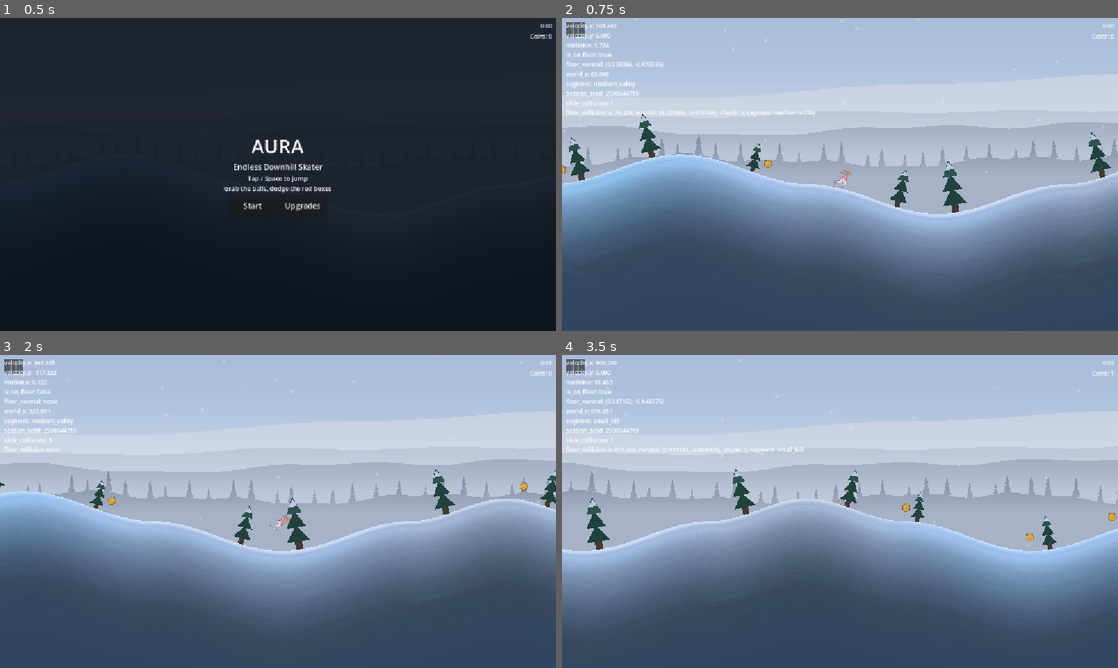
Above: before the commit, frames 1-4 (two rows, left to right).
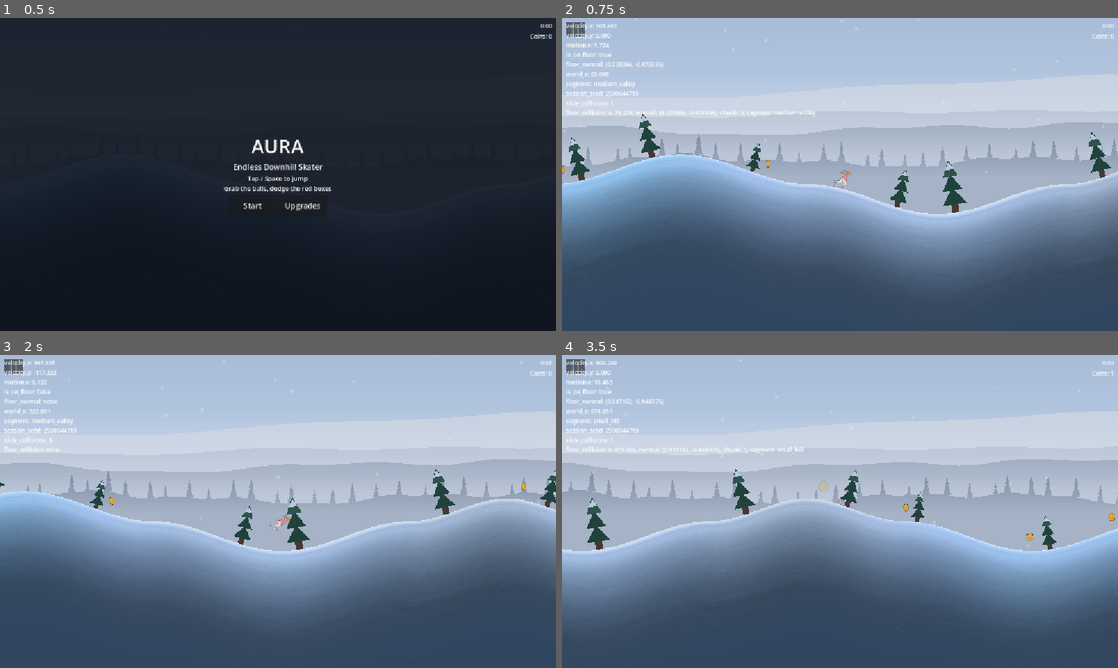
Above: after the commit, the same moments.

Repository: Kiernan-Hub/Aurora
Game: Godot game, scene res://scenes/main.tscn
Same seed, same stepped clock (60 frames per second), same inputs: the game is played once before the commit and once after it.
Inputs (mouse positions are in pixels of both pictures, inside the frame that each line leads up to):
- Up to frame 1 (0.5 s): no input
- Up to frame 2 (0.75 s): click "Start" at 0.5 s
- Up to frame 3 (2 s): tap Enter (ui_accept) at 1.25, 1.52, 1.82 s; move the mouse to (400, 495) at 1.27 s; hold Up (ui_up) from 1.28 s (still down); tap M at 1.35 s; click (400, 495) at 1.42 s
- Up to frame 4 (3.5 s): release Up (ui_up) at 2 s; drag from (728, 527) to (1084, 486) at 2.02 s; move the mouse to (895, 442) at 2.77 s; hold Up (ui_up) from 2.78 s (still down); tap M at 2.85 s

Frame 1 is identical in both runs. In frame 2, less than 0.1% of the frame differs, in the area x 0-38%, y 45-50%; in frame 3, less than 0.1%; in frame 4, less than 0.1%, in the area x 46-100%, y 40-59%.

Commit message:
Spin both coins and pop them on collect
Two bits of feedback the pickups never had. Motion beats contrast for catching
the eye at 750 px/s, and collection previously called queue_free() straight
away, so ~168 rewards a run resolved to nothing at all.

The spin is a horizontal squash on the Visual node, exported so the two scenes
can differ sharply: the ordinary coin is calm (2.2 rad/s, squashing only to
0.55) because a screenful of fast ones turns the ground into strobing, while
the diamond runs 5.5 rad/s down to 0.22 -- it is rare and has under a second on
screen to be noticed. Neither flips through zero width the way a Mario coin
does; that costs a frame of invisibility, which is the opposite of what the
sprite rebuild was for. Phase is seeded from position, so a row of coins does
not squash in lockstep and read as one pulsing object.

The pop is 0.16s and x1.35. Small on purpose, for the same reason the coin spin
is slow.

set_visual_color() now refuses to paint a collected coin. apply_biome_color()
runs on every frame of a crossfade and would otherwise reset modulate.a to 1
partway through the fade and undo it -- which only shows up during a biome
transition, so it would have been a confusing intermittent bug.

Gates: terrain_invariant_check 8/8, shipping_values_check 13 knobs.
project.godot clean.

Co-Authored-By: Claude Opus 5 <noreply@anthropic.com>

Diff:
--- a/scenes/pickups/rare_coin.tscn
+++ b/scenes/pickups/rare_coin.tscn
@@ -11,6 +11,8 @@
 collision_mask = 1
 script = ExtResource("1")
 value = 25
+spin_speed = 5.5
+spin_min_scale = 0.22
 
 [node name="CollisionShape2D" type="CollisionShape2D" parent="."]
 shape = SubResource("1")
--- a/scripts/pickups/coin.gd
+++ b/scripts/pickups/coin.gd
@@ -6,31 +6,75 @@
 
 @export var value: int = 1
 
+# Radians/sec of the horizontal squash that reads as a spinning disc. The two scenes set
+# this apart on purpose: the ordinary coin is calm because ~168 of them cross the screen in
+# a two-minute run and a fast one turns the ground into strobing, while the rare diamond
+# spins hard precisely BECAUSE it is rare -- it has ~0.92s on screen to be noticed.
+@export var spin_speed: float = 2.2
+# How far the squash goes. 1.0 is no spin; 0.0 flips through zero width like a Mario coin,
+# which also means the pickup is invisible at every half-turn. That is the opposite of what
+# the sprite rebuild was for, so both scenes stay well clear of it -- the coin only hints at
+# a spin, the diamond squashes far enough to flash without ever disappearing.
+@export var spin_min_scale: float = 0.55
+
+# Collect feedback. Short and small deliberately: this fires up to 168 times a run, so
+# anything with real scale or duration reads as screen noise rather than reward.
+const POP_DURATION: float = 0.16
+const POP_SCALE: float = 1.35
+
 var has_been_collected: bool = false
+
+var visual: CanvasItem
+var visual_base_scale: Vector2 = Vector2.ONE
+# Keeps a row of coins from squashing in lockstep, which reads as one pulsing object rather
+# than several spinning ones. Derived from position instead of randf() so the look is a pure
+# function of where the coin was placed, like everything else the spawners produce.
+var spin_phase: float = 0.0
 
 
 func _ready() -> void:
 	body_entered.connect(_on_body_entered)
+	visual = get_node_or_null("Visual") as CanvasItem
+	if visual == null:
+		set_process(false)
+		return
+	visual_base_scale = visual.scale
+	spin_phase = fmod(absf(position.x) * 0.021 + absf(position.y) * 0.013, TAU)
+
+
+func _process(delta: float) -> void:
+	spin_phase = fmod(spin_phase + (spin_speed * delta), TAU)
+	# abs(cos) rather than a full rotation: a Sprite2D scaled through negative x mirrors
+	# itself, which is the correct read for a disc but costs a frame of zero width. Staying
+	# positive keeps the silhouette continuous.
+	var squash: float = spin_min_scale + ((1.0 - spin_min_scale) * absf(cos(spin_phase)))
+	visual.scale.x = visual_base_scale.x * squash
 
 
 # The ONE place that knows how a coin is drawn. Both spawners push a biome's coin_color
 # through here rather than reaching for the visual themselves -- see visuals.md's art-swap
 # traps, where the loose get_node("ColorRect") was one of four.
 #
-# The visual is now a Sprite2D, so the biome colour is a MULTIPLY over the sprite's own
-# gold, not the absolute fill the ColorRect took. All nine palettes author a warm gold at
-# or below the sprite's own, so the multiply only deepens it; it can never brighten, which
-# is why the palettes stay the readable-contrast source of truth for biome_schedule_check.
+# The visual is a Sprite2D, so the biome colour is a MULTIPLY over the sprite's own gold,
+# not the absolute fill the ColorRect took. All nine palettes author a warm gold at or below
+# the sprite's own, so the multiply only deepens it; it can never brighten, which is why the
+# palettes stay the readable-contrast source of truth for biome_schedule_check.
 #
 # The rare coin uses this scene's script but no spawner pushes a colour into it, so the
 # diamond keeps modulate WHITE and renders as authored.
 #
-# Safe to call the frame the scene is instantiated, before add_child(): an instanced
-# scene's children exist immediately, they just haven't entered the tree.
+# Refuses to paint a collected coin: apply_biome_color() runs on every frame of a crossfade
+# and would otherwise reset modulate.a to 1 partway through the collect fade, undoing it.
+#
+# Safe to call the frame the scene is instantiated, before add_child(): an instanced scene's
+# children exist immediately, they just haven't entered the tree. `visual` is still null at
+# that point, hence the lookup here rather than a cached reference.
 func set_visual_color(color: Color) -> void:
-	var visual: CanvasItem = get_node_or_null("Visual") as CanvasItem
-	if visual != null:
-		visual.modulate = color
+	if has_been_collected:
+		return
+	var target: CanvasItem = visual if visual != null else get_node_or_null("Visual") as CanvasItem
+	if target != null:
+		target.modulate = color
 
 
 func _on_body_entered(body: Node2D) -> void:
@@ -42,4 +86,22 @@
 	has_been_collected = true
 	set_deferred("monitoring", false)
 	collected.emit(value)
-	queue_free()
+	play_collect_pop()
+
+
+# Frees the coin either way -- the value is already banked by the time this runs, so the
+# node lingering for POP_DURATION only affects what is drawn. The spawners' despawn path
+# queue_free()s the whole chunk group, which takes a mid-pop coin with it harmlessly.
+func play_collect_pop() -> void:
+	if visual == null:
+		queue_free()
+		return
+
+	set_process(false)
+	var tween: Tween = create_tween()
+	tween.set_parallel(true)
+	tween.tween_property(visual, "scale", visual_base_scale * POP_SCALE, POP_DURATION) \
+		.set_ease(Tween.EASE_OUT).set_trans(Tween.TRANS_QUAD)
+	tween.tween_property(visual, "modulate:a", 0.0, POP_DURATION) \
+		.set_ease(Tween.EASE_IN)
+	tween.chain().tween_callback(queue_free)
